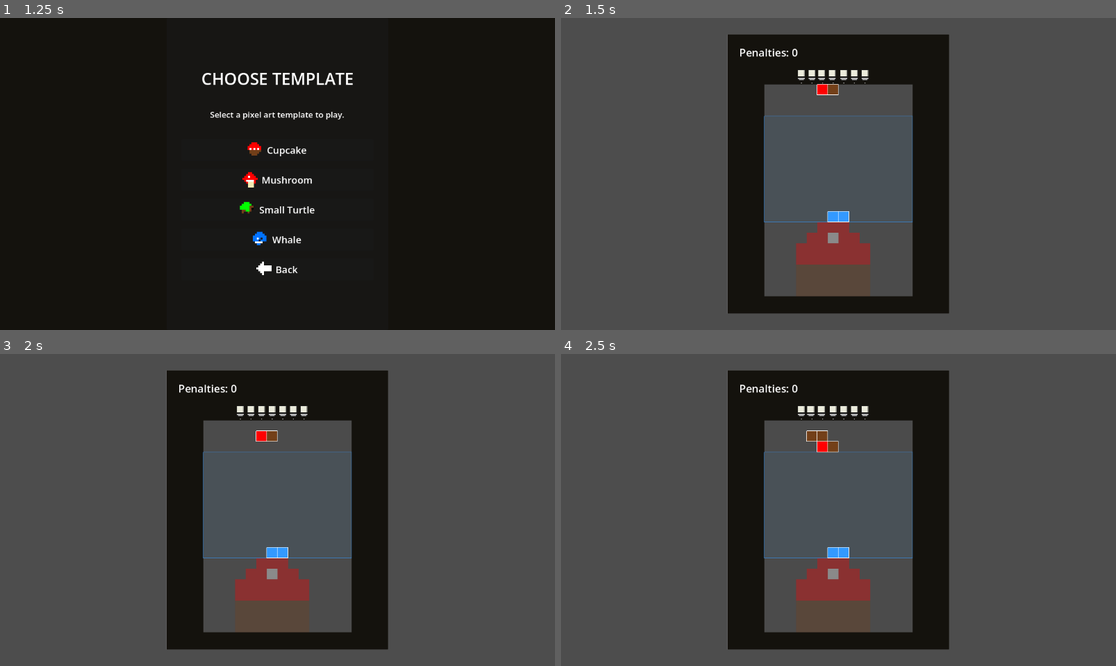
Above: before the commit, frames 1-4 (two rows, left to right).
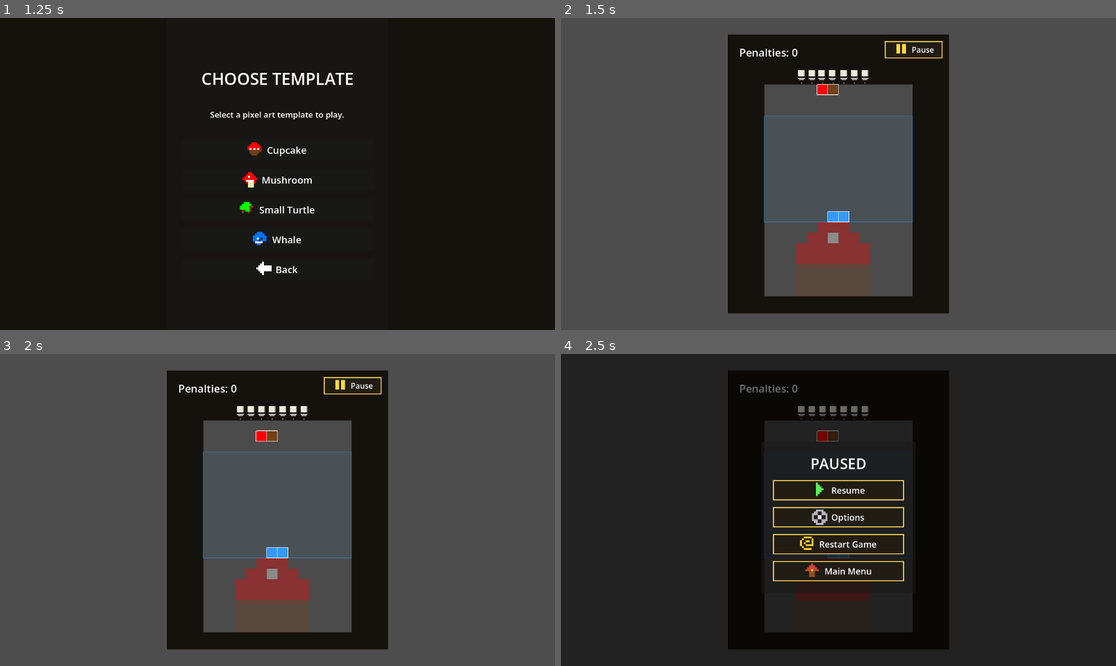
Above: after the commit, the same moments.

Repository: mitramansouri/too-spicy
Game: Godot game, scene res://scenes/MainMenu.tscn
Two runs of this game, one before a commit and one after it. Both use one fixed random seed, a clock stepped at 60 frames per second and the inputs below.
Inputs (mouse positions are in pixels of both pictures, inside the frame that each line leads up to):
- Up to frame 1 (1.25 s): click (277, 130) at 0.5 s
- Up to frame 2 (1.5 s): click (838, 149) at 1.27 s
- Up to frame 3 (2 s): no input
- Up to frame 4 (2.5 s): click (916, 385) at 2.02 s

Frame 1 is identical in both runs. In frame 2, 0.2% of the frame differs, in the area x 58-69%, y 7-13%; in frame 3, 0.2%; in frame 4, 83%, in the area x 0-100%, y 0-100%.

Commit message:
Add pause menu

Diff:
--- a/too-spicy/scripts/Game.gd
+++ b/too-spicy/scripts/Game.gd
@@ -1,26 +1,27 @@
 extends Node2D
 
 const Data = preload("res://scripts/Data.gd")
+
 const GAME_PANEL_SIZE := Vector2(460, 580)
 const GAME_PANEL_PADDING := 24.0
 const PENALTY_TEXT_HEIGHT := 36.0
 const MIN_CELL_SIZE := 16
-const SIDE_PANEL_WIDTH := 360
-const SIDE_PANEL_GAP := 40
+
 const SHAKER_PIXEL_ROWS: float = 7.0
 const SHAKER_TOP_PADDING: float = 36.0
 const SHAKER_BOTTOM_GAP: float = 8.0
-const BACKGROUND_SETTLED_COLOR := Color(0.35, 0.35, 0.35)
-const SHAKER_SOUND_PATH := "res://sounds/shaker.wav"
 const SHAKER_SHAKE_DURATION := 0.22
 const SMART_TARGET_CHANCE := 0.30
-const SHAKER_SOUND_DURATION := 0.16
-const SHAKER_SOUND_RATE := 22050
+
+const SHAKER_SOUND_PATH := "res://sounds/shaker.wav"
 const SHAKER_SOUND_COOLDOWN := 0.12
-var shaker_audio_player: AudioStreamPlayer
-var shaker_sound_cooldown_timer := 0.0
-var game_panel_position := Vector2.ZERO
-var template_left_x := 0
+
+const BACKGROUND_SETTLED_COLOR := Color(0.35, 0.35, 0.35)
+
+const PAUSE_BUTTON_SIZE := Vector2(120, 36)
+const PAUSE_MENU_SIZE := Vector2(320, 285)
+
+
 var cell_size := 20
 var grid_width := 20
 var grid_height := 30
@@ -37,11 +38,12 @@
 var control_area_x := 0
 var control_area_y := 3
 var control_area_width := 20
-var control_area_height := 10
+var control_area_height := 17
 
 var board_pixel_width := 0
 var board_pixel_height := 0
 
+var game_panel_position := Vector2.ZERO
 var grid_offset := Vector2.ZERO
 var ui_offset := Vector2.ZERO
 
@@ -56,12 +58,12 @@
 var template_section_spices := {}
 
 var template_top_y := 0
+var template_left_x := 0
 var template_min_x := 0
 var template_max_x := 0
 
 var template_grid := []
 var settled_grid := []
-
 var section_colors := {}
 
 var fall_timer := 0.0
@@ -76,8 +78,16 @@
 
 var spices := []
 var falling_spices := []
-
 var shaker_shake_timers := {}
+
+var shaker_audio_player: AudioStreamPlayer
+var shaker_sound_cooldown_timer := 0.0
+
+var game_paused := false
+var pause_button: Button
+var pause_overlay: ColorRect
+var pause_panel: PanelContainer
+var pause_options_dialog: AcceptDialog
 
 
 func _ready():
@@ -93,7 +103,11 @@
 	update_control_area()
 	reset_bucket_position()
 	update_layout()
+
 	setup_shaker_sound()
+	setup_pause_ui()
+	update_pause_ui_layout()
+
 	spawn_sprinkle()
 	queue_redraw()
 
@@ -101,17 +115,27 @@
 func _notification(what):
 	if what == NOTIFICATION_WM_SIZE_CHANGED:
 		update_layout()
+		update_pause_ui_layout()
 		queue_redraw()
+
+
+func _unhandled_input(event):
+	if event.is_action_pressed("ui_cancel"):
+		set_game_paused(not game_paused)
 
 
 func _process(delta):
 	if game_ended:
+		return
+
+	if game_paused:
 		return
 
 	handle_bucket_input(delta)
 	catch_spices_touching_bucket()
 	update_shaker_timers(delta)
 	update_shaker_sound_cooldown(delta)
+
 	fall_timer += delta
 	spawn_timer += delta
 
@@ -123,11 +147,12 @@
 		spawn_timer = 0.0
 		spawn_sprinkle()
 
+
 func load_selected_template():
 	if get_tree().has_meta("selected_template_id"):
 		template_id = str(get_tree().get_meta("selected_template_id"))
 
-	var template_data := Data.get_template(template_id)
+	var template_data: Dictionary = Data.get_template(template_id)
 
 	template_name = template_data["name"]
 	template_shape = template_data["shape"]
@@ -154,6 +179,7 @@
 	if spices.is_empty():
 		spices = Data.spices
 
+
 func set_common_grid_size_from_biggest_template():
 	var max_width: int = 1
 	var max_height: int = 1
@@ -166,6 +192,7 @@
 
 	grid_width = max_width
 	grid_height = max_height
+
 
 func update_layout():
 	var viewport_size := get_viewport_rect().size
@@ -188,10 +215,8 @@
 	var max_cell_from_width: float = floor(available_board_width / float(grid_width))
 	var max_cell_from_height: float = floor(available_board_height / float(grid_height))
 
-	cell_size = max(
-		MIN_CELL_SIZE,
-		int(min(max_cell_from_width, max_cell_from_height))
-	)
+	var fitted_cell_size: int = int(min(max_cell_from_width, max_cell_from_height))
+	cell_size = max(MIN_CELL_SIZE, fitted_cell_size)
 
 	board_pixel_width = grid_width * cell_size
 	board_pixel_height = grid_height * cell_size
@@ -247,46 +272,11 @@
 
 	bucket_move_timer = 0.0
 	queue_redraw()
+
+
 func get_spawn_row_below_shaker() -> int:
 	return 0
 
-func setup_shaker_sound():
-	shaker_audio_player = AudioStreamPlayer.new()
-
-	var shaker_stream: AudioStream = load(SHAKER_SOUND_PATH)
-
-	if shaker_stream == null:
-		push_warning("Could not load shaker sound from: " + SHAKER_SOUND_PATH)
-		return
-
-	shaker_audio_player.stream = shaker_stream
-	shaker_audio_player.volume_db = -8.0
-	add_child(shaker_audio_player)
-
-
-func play_shaker_sound():
-	if shaker_audio_player == null:
-		return
-
-	if shaker_audio_player.stream == null:
-		return
-
-	if shaker_sound_cooldown_timer > 0.0:
-		return
-
-	shaker_audio_player.pitch_scale = randf_range(0.96, 1.04)
-	shaker_audio_player.play()
-
-	shaker_sound_cooldown_timer = SHAKER_SOUND_COOLDOWN
-
-func update_shaker_sound_cooldown(delta):
-	if shaker_sound_cooldown_timer <= 0.0:
-		return
-
-	shaker_sound_cooldown_timer -= delta
-
-	if shaker_sound_cooldown_timer < 0.0:
-		shaker_sound_cooldown_timer = 0.0
 
 func create_empty_template():
 	template_grid.clear()
@@ -334,6 +324,7 @@
 
 			template_grid[grid_y][grid_x] = int(shape_row[shape_x])
 
+
 func get_template_shape_width() -> int:
 	var max_width: int = 0
 
@@ -342,6 +333,7 @@
 		max_width = max(max_width, row.size())
 
 	return max_width
+
 
 func fill_floating_background_support_tiles():
 	for x in range(grid_width):
@@ -354,6 +346,7 @@
 
 			if found_template_above:
 				settled_grid[y][x] = BACKGROUND_SETTLED_COLOR
+
 
 func update_template_spawn_bounds():
 	template_min_x = grid_width - 1
@@ -451,6 +444,7 @@
 		var target_spice_id := get_required_spice_id_for_section(target_section)
 
 		var global_need := 0
+
 		if target_spice_id != "":
 			global_need = get_remaining_template_cells_for_spice(target_spice_id)
 
@@ -762,6 +756,10 @@
 	game_ended = true
 	falling_spices.clear()
 	final_message = template_name + " complete! Penalties: " + str(mistakes)
+
+	if pause_button != null:
+		pause_button.visible = false
+
 	print(final_message)
 	queue_redraw()
 
@@ -794,9 +792,54 @@
 	return str(grid_position.x) + "," + str(grid_position.y)
 
 
+func setup_shaker_sound():
+	shaker_audio_player = AudioStreamPlayer.new()
+
+	var loaded_resource: Resource = load(SHAKER_SOUND_PATH)
+
+	if loaded_resource == null:
+		push_warning("Could not load shaker sound from: " + SHAKER_SOUND_PATH)
+		return
+
+	if not loaded_resource is AudioStream:
+		push_warning("Loaded shaker file is not an AudioStream: " + SHAKER_SOUND_PATH)
+		return
+
+	shaker_audio_player.stream = loaded_resource as AudioStream
+	shaker_audio_player.volume_db = -8.0
+	add_child(shaker_audio_player)
+
+
+func play_shaker_sound():
+	if shaker_audio_player == null:
+		return
+
+	if shaker_audio_player.stream == null:
+		return
+
+	if shaker_sound_cooldown_timer > 0.0:
+		return
+
+	shaker_audio_player.pitch_scale = randf_range(0.96, 1.04)
+	shaker_audio_player.play()
+
+	shaker_sound_cooldown_timer = SHAKER_SOUND_COOLDOWN
+
+
+func update_shaker_sound_cooldown(delta):
+	if shaker_sound_cooldown_timer <= 0.0:
+		return
+
+	shaker_sound_cooldown_timer -= delta
+
+	if shaker_sound_cooldown_timer < 0.0:
+		shaker_sound_cooldown_timer = 0.0
+
+
 func start_shaker_shake(column_x: int):
 	shaker_shake_timers[column_x] = SHAKER_SHAKE_DURATION
 	play_shaker_sound()
+
 
 func update_shaker_timers(delta):
 	var keys: Array = shaker_shake_timers.keys()
@@ -810,11 +853,175 @@
 			shaker_shake_timers[key] = new_time
 
 
-func draw_game_panel():
-	var panel_rect := Rect2(game_panel_position, GAME_PANEL_SIZE)
-
-	draw_rect(panel_rect, Color(0.08, 0.07, 0.05), true)
-	draw_rect(panel_rect, Color(1, 1, 1, 0.12), false)
+func setup_pause_ui():
+	pause_button = create_pause_icon_button("Pause", build_pause_icon(), PAUSE_BUTTON_SIZE, 16)
+	pause_button.pressed.connect(_on_pause_pressed)
+	add_child(pause_button)
+
+	pause_overlay = ColorRect.new()
+	pause_overlay.color = Color(0, 0, 0, 0.55)
+	pause_overlay.set_anchors_and_offsets_preset(Control.PRESET_FULL_RECT)
+	pause_overlay.visible = false
+	add_child(pause_overlay)
+
+	pause_panel = PanelContainer.new()
+	pause_panel.custom_minimum_size = PAUSE_MENU_SIZE
+	pause_panel.size = PAUSE_MENU_SIZE
+	pause_overlay.add_child(pause_panel)
+
+	var margin := MarginContainer.new()
+	margin.add_theme_constant_override("margin_left", 24)
+	margin.add_theme_constant_override("margin_right", 24)
+	margin.add_theme_constant_override("margin_top", 24)
+	margin.add_theme_constant_override("margin_bottom", 24)
+	pause_panel.add_child(margin)
+
+	var root := VBoxContainer.new()
+	root.alignment = BoxContainer.ALIGNMENT_CENTER
+	root.add_theme_constant_override("separation", 14)
+	margin.add_child(root)
+
+	var title := Label.new()
+	title.text = "PAUSED"
+	title.horizontal_alignment = HORIZONTAL_ALIGNMENT_CENTER
+	title.add_theme_font_size_override("font_size", 30)
+	root.add_child(title)
+
+	var resume_button := create_pause_icon_button("Resume", build_resume_icon(), Vector2(245, 42), 18)
+	var options_button := create_pause_icon_button("Options", build_options_icon(), Vector2(245, 42), 18)
+	var restart_button := create_pause_icon_button("Restart Game", build_restart_icon(), Vector2(245, 42), 18)
+	var main_menu_button := create_pause_icon_button("Main Menu", build_main_menu_icon(), Vector2(245, 42), 18)
+
+	root.add_child(resume_button)
+	root.add_child(options_button)
+	root.add_child(restart_button)
+	root.add_child(main_menu_button)
+
+	resume_button.pressed.connect(_on_resume_pressed)
+	options_button.pressed.connect(_on_pause_options_pressed)
+	restart_button.pressed.connect(_on_restart_game_pressed)
+	main_menu_button.pressed.connect(_on_main_menu_pressed)
+
+	pause_options_dialog = AcceptDialog.new()
+	pause_options_dialog.title = "Options"
+	pause_options_dialog.dialog_text = "Options will be added later."
+	add_child(pause_options_dialog)
+
+
+func update_pause_ui_layout():
+	if pause_button == null:
+		return
+
+	var viewport_size := get_viewport_rect().size
+
+	if pause_overlay != null:
+		pause_overlay.size = viewport_size
+
+	pause_button.size = PAUSE_BUTTON_SIZE
+	pause_button.position = Vector2(
+		game_panel_position.x + GAME_PANEL_SIZE.x - PAUSE_BUTTON_SIZE.x - 14.0,
+		game_panel_position.y + 14.0
+	)
+
+	if pause_panel != null:
+		pause_panel.size = PAUSE_MENU_SIZE
+		pause_panel.position = Vector2(
+			(viewport_size.x - PAUSE_MENU_SIZE.x) / 2.0,
+			(viewport_size.y - PAUSE_MENU_SIZE.y) / 2.0
+		)
+
+
+func create_pause_icon_button(button_text: String, button_icon: Texture2D, button_size: Vector2, font_size: int) -> Button:
+	var button := Button.new()
+	button.text = ""
+	button.custom_minimum_size = button_size
+	button.size = button_size
+
+	apply_pixel_button_style(button)
+
+	var center := CenterContainer.new()
+	center.set_anchors_and_offsets_preset(Control.PRESET_FULL_RECT)
+	center.mouse_filter = Control.MOUSE_FILTER_IGNORE
+	button.add_child(center)
+
+	var content := HBoxContainer.new()
+	content.alignment = BoxContainer.ALIGNMENT_CENTER
+	content.add_theme_constant_override("separation", 8)
+	content.mouse_filter = Control.MOUSE_FILTER_IGNORE
+	center.add_child(content)
+
+	var icon_rect := TextureRect.new()
+	icon_rect.texture = button_icon
+	icon_rect.custom_minimum_size = Vector2(32, 32)
+	icon_rect.expand_mode = TextureRect.EXPAND_IGNORE_SIZE
+	icon_rect.stretch_mode = TextureRect.STRETCH_KEEP_CENTERED
+	icon_rect.mouse_filter = Control.MOUSE_FILTER_IGNORE
+	content.add_child(icon_rect)
+
+	var label := Label.new()
+	label.text = button_text
+	label.add_theme_font_size_override("font_size", font_size)
+	label.vertical_alignment = VERTICAL_ALIGNMENT_CENTER
+	label.mouse_filter = Control.MOUSE_FILTER_IGNORE
+	content.add_child(label)
+
+	return button
+
+
+func apply_pixel_button_style(button: Button):
+	var normal_style := StyleBoxFlat.new()
+	normal_style.bg_color = Color(0.13, 0.11, 0.08)
+	normal_style.border_color = Color(1.0, 0.85, 0.35)
+	normal_style.set_border_width_all(2)
+	normal_style.set_corner_radius_all(0)
+
+	var hover_style := StyleBoxFlat.new()
+	hover_style.bg_color = Color(0.20, 0.16, 0.10)
+	hover_style.border_color = Color(1.0, 0.95, 0.45)
+	hover_style.set_border_width_all(2)
+	hover_style.set_corner_radius_all(0)
+
+	var pressed_style := StyleBoxFlat.new()
+	pressed_style.bg_color = Color(0.08, 0.07, 0.05)
+	pressed_style.border_color = Color(0.90, 0.65, 0.20)
+	pressed_style.set_border_width_all(2)
+	pressed_style.set_corner_radius_all(0)
+
+	button.add_theme_stylebox_override("normal", normal_style)
+	button.add_theme_stylebox_override("hover", hover_style)
+	button.add_theme_stylebox_override("pressed", pressed_style)
+	button.add_theme_stylebox_override("focus", hover_style)
+
+
+func set_game_paused(value: bool):
+	game_paused = value
+
+	if pause_overlay != null:
+		pause_overlay.visible = game_paused
+
+	if pause_button != null:
+		pause_button.visible = not game_paused
+
+
+func _on_pause_pressed():
+	set_game_paused(true)
+
+
+func _on_resume_pressed():
+	set_game_paused(false)
+
+
+func _on_pause_options_pressed():
+	if pause_options_dialog != null:
+		pause_options_dialog.popup_centered()
+
+
+func _on_restart_game_pressed():
+	get_tree().reload_current_scene()
+
+
+func _on_main_menu_pressed():
+	get_tree().change_scene_to_file("res://scenes/MainMenu.tscn")
 
 
 func _draw():
@@ -828,6 +1035,14 @@
 	draw_bucket()
 	draw_ui()
 
+
+func draw_game_panel():
+	var panel_rect := Rect2(game_panel_position, GAME_PANEL_SIZE)
+
+	draw_rect(panel_rect, Color(0.08, 0.07, 0.05), true)
+	draw_rect(panel_rect, Color(1, 1, 1, 0.12), false)
+
+
 func draw_grid():
 	for y in range(grid_height):
 		for x in range(grid_width):
@@ -862,6 +1077,7 @@
 
 		draw_salt_shaker_at_column(x)
 
+
 func draw_salt_shaker_at_column(column_x: int):
 	var shake_time: float = float(shaker_shake_timers.get(column_x, 0.0))
 	var shake_offset: float = 0.0
@@ -883,21 +1099,17 @@
 	var shadow_color := Color(0.62, 0.62, 0.58)
 	var hole_color := Color(0.08, 0.08, 0.08)
 
-	# Upside-down body
 	for gy in range(0, 4):
 		for gx in range(0, 5):
 			draw_shaker_pixel(origin, pixel_size, gx, gy, body_color)
 
-	# Shadow side
 	for gy in range(0, 4):
 		draw_shaker_pixel(origin, pixel_size, 4, gy, shadow_color)
 
-	# Holes near the bottom because the shaker is upside down
 	draw_shaker_pixel(origin, pixel_size, 1, 4, hole_color)
 	draw_shaker_pixel(origin, pixel_size, 2, 4, hole_color)
 	draw_shaker_pixel(origin, pixel_size, 3, 4, hole_color)
 
-	# Bottom cap/lid
 	for gx in range(0, 5):
 		draw_shaker_pixel(origin, pixel_size, gx, 5, cap_color)
 
@@ -907,10 +1119,10 @@
 	var outline_rect := Rect2(origin, Vector2(pixel_size * 5.0, pixel_size * 7.0))
 	draw_rect(outline_rect, Color(0.1, 0.1, 0.1), false)
 
-	# Small visual drop point below the shaker
 	var drop_x: float = grid_offset.x + float(column_x * cell_size) + float(cell_size) / 2.0
 	var drop_y: float = grid_offset.y - 3.0
 	draw_circle(Vector2(drop_x, drop_y), max(1.5, pixel_size * 0.35), Color(1, 1, 1, 0.65))
+
 
 func draw_shaker_pixel(origin: Vector2, pixel_size: float, grid_x: int, grid_y: int, color: Color):
 	var pixel_position := origin + Vector2(grid_x * pixel_size, grid_y * pixel_size)
@@ -941,7 +1153,7 @@
 				template_color.a = 0.25
 				draw_rect(cell_rect, template_color, true)
 
-			# No inner border here.
+
 func get_template_preview_color(section_id: int) -> Color:
 	if template_preview_colors.has(section_id):
 		return template_preview_colors[section_id]
@@ -962,7 +1174,6 @@
 
 			draw_rect(cell_rect, settled_color, true)
 
-			# No white border here.
 
 func draw_falling_spices():
 	for spice in falling_spices:
@@ -999,3 +1210,109 @@
 		22,
 		Color.WHITE
 	)
+
+
+func build_pause_icon() -> Texture2D:
+	return create_pixel_icon([
+		"........",
+		"..yy.yy.",
+		"..yy.yy.",
+		"..yy.yy.",
+		"..yy.yy.",
+		"..yy.yy.",
+		"........",
+		"........"
+	], {
+		"y": Color(1.0, 0.86, 0.25)
+	})
+
+
+func build_resume_icon() -> Texture2D:
+	return create_pixel_icon([
+		"..g.....",
+		"..gg....",
+		"..ggg...",
+		"..gggg..",
+		"..ggg...",
+		"..gg....",
+		"..g.....",
+		"........"
+	], {
+		"g": Color(0.35, 0.95, 0.35)
+	})
+
+
+func build_options_icon() -> Texture2D:
+	return create_pixel_icon([
+		"..gggg..",
+		".gg..gg.",
+		"ggg..ggg",
+		"g..ww..g",
+		"g..ww..g",
+		"ggg..ggg",
+		".gg..gg.",
+		"..gggg.."
+	], {
+		"g": Color(0.70, 0.70, 0.75),
+		"w": Color(0.92, 0.92, 0.95)
+	})
+
+
+func build_restart_icon() -> Texture2D:
+	return create_pixel_icon([
+		"..yyyy..",
+		".y....y.",
+		"y..yy.y.",
+		"y.y...y.",
+		"y..yyyy.",
+		".y......",
+		"..yyyy..",
+		"........"
+	], {
+		"y": Color(1.0, 0.80, 0.20)
+	})
+
+
+func build_main_menu_icon() -> Texture2D:
+	return create_pixel_icon([
+		"...r....",
+		"..rrr...",
+		".rrrrr..",
+		"rrbybrr.",
+		"..bbb...",
+		"..bbb...",
+		"..bbb...",
+		"........"
+	], {
+		"r": Color(0.85, 0.25, 0.20),
+		"b": Color(0.55, 0.32, 0.12),
+		"y": Color(1.0, 0.85, 0.25)
+	})
+
+
+func create_pixel_icon(pattern: Array, palette: Dictionary, pixel_size: int = 4) -> Texture2D:
+	var rows: int = pattern.size()
+	var cols: int = String(pattern[0]).length()
+
+	var image := Image.create(cols * pixel_size, rows * pixel_size, false, Image.FORMAT_RGBA8)
+	image.fill(Color(0, 0, 0, 0))
+
+	for y in range(rows):
+		var row: String = String(pattern[y])
+
+		for x in range(cols):
+			var key: String = row.substr(x, 1)
+
+			if key == ".":
+				continue
+
+			if not palette.has(key):
+				continue
+
+			var color: Color = palette[key]
+
+			for py in range(pixel_size):
+				for px in range(pixel_size):
+					image.set_pixel(x * pixel_size + px, y * pixel_size + py, color)
+
+	return ImageTexture.create_from_image(image)
